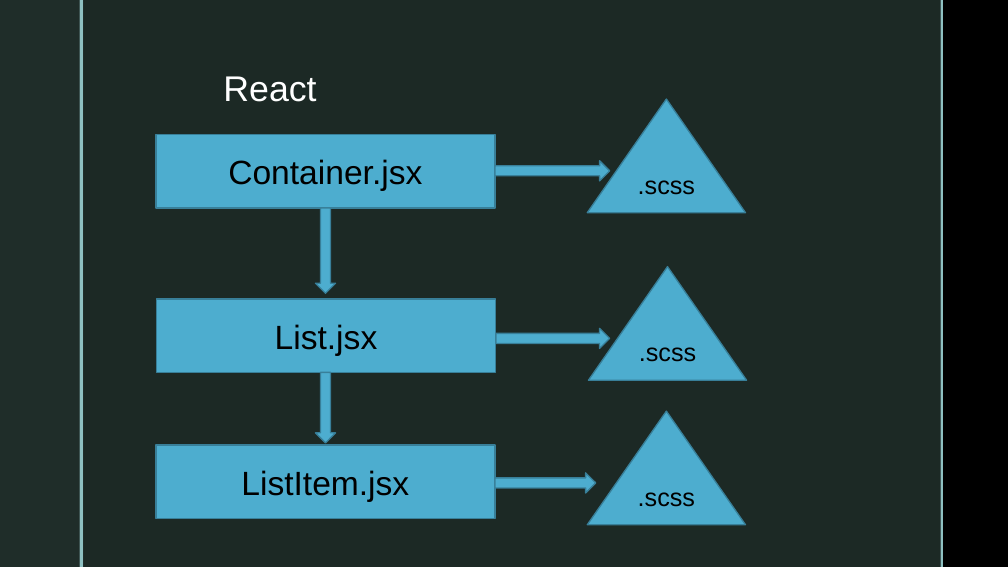
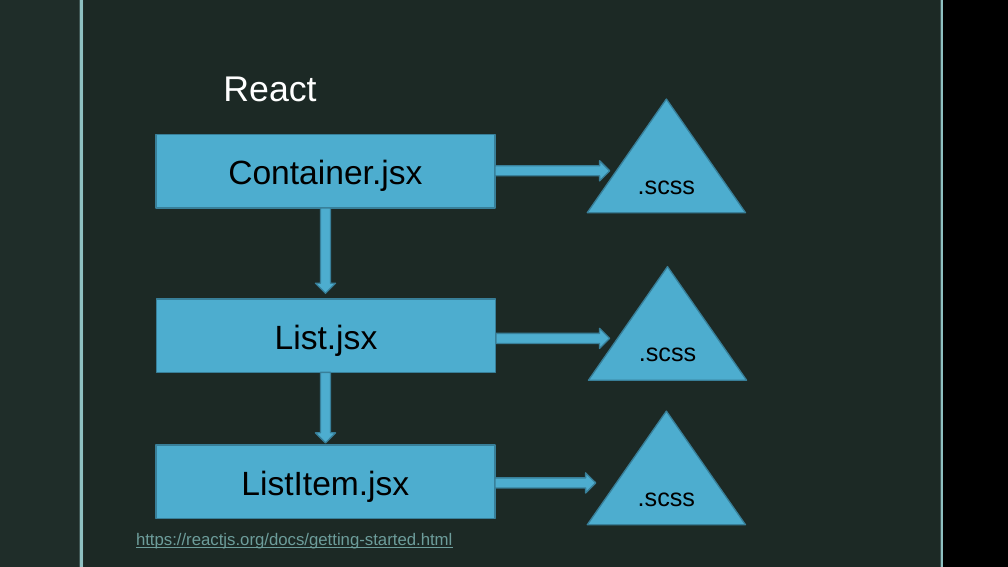
Before and after one commit to AndrewOt/js-examples, a slide deck: slide 10 of JavaScript.pptx (slide 9 before the commit). Drawn at 1008x567 pixels with LibreOffice and Linux fonts; fonts in the diff are those of the drawing; background and template pictures are left out. Boxes give left, top, right and bottom in pixels: in the first picture for what was removed or moved away, otherwise in the second. Text is boxed around its words. In the diff, an @@ line names an element or a change of style, - is before the commit and + after.

```diff
--- a/JavaScript.pptx
+++ b/JavaScript.pptx
@@ text added at (136, 533, 452, 549), 16 pt, text #6D9D9B, underline @@
+https://reactjs.org/docs/getting-started.html
```
Also in this commit, not shown: 3 other slides changed, 1 other file.
